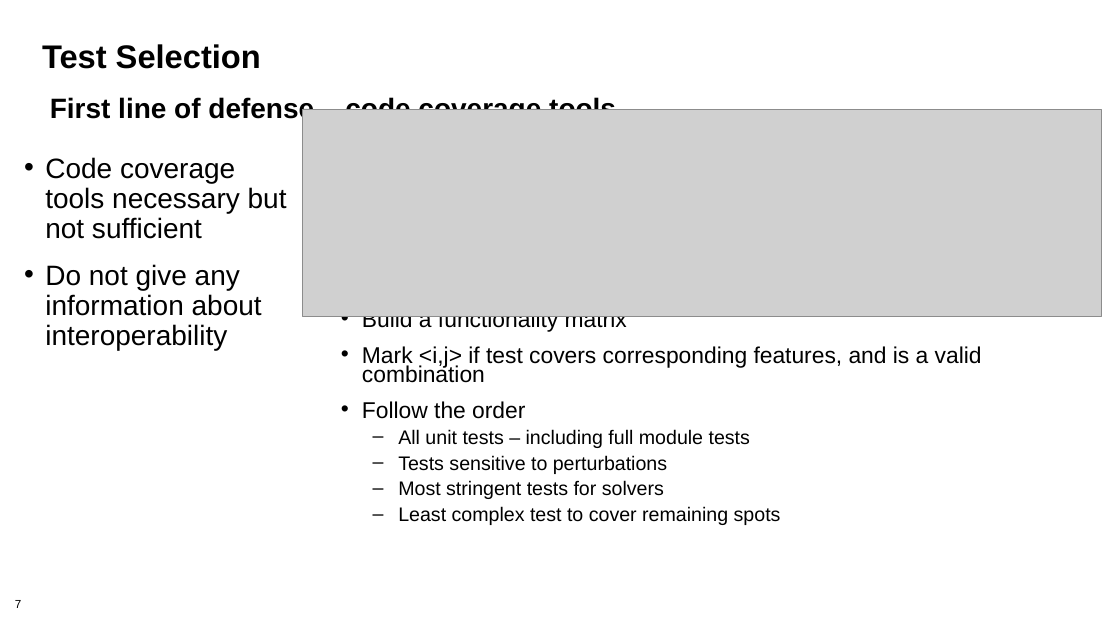
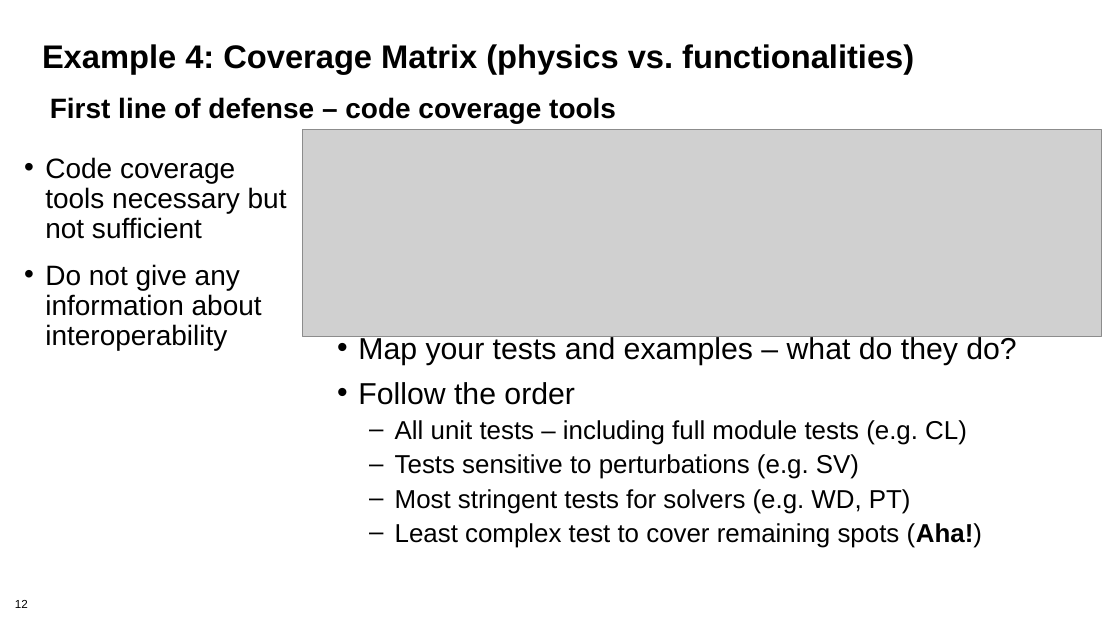
Before and after one commit to bssw-tutorial/presentations, a slide deck: slide 12 of testing2.pptx (slide 7 before the commit). Drawn at 1120x630 pixels with LibreOffice and Linux fonts; fonts in the diff are those of the drawing; grey boxes stand for pictures; background and template pictures are left out. Boxes give left, top, right and bottom in pixels: in the first picture for what was removed or moved away, otherwise in the second. Text is boxed around its words. In the diff, an @@ line names an element or a change of style, - is before the commit and + after.

```diff
--- a/testing2.pptx
+++ b/testing2.pptx
@@ title at (x1=42, y1=44, x2=914, y2=74): text changed @@
-Test Selection
+Example 4: Coverage Matrix (physics vs. functionalities)
@@ picture moved from (x1=302, y1=110, x2=1101, y2=318) to (x1=302, y1=129, x2=1101, y2=337) @@
@@ text "Map your tests and examples ..." moved from (x1=362, y1=316, x2=982, y2=525) to (x1=358, y1=335, x2=1016, y2=548) @@
@@ text at (x1=358, y1=335, x2=1016, y2=365): text changed; size 19.6 to 25.9 pt @@
-• Build a functionality matrix
-• Mark <i,j> if test covers corresponding features, and is a valid combination
+• Map your tests and examples – what do they do?
@@ text at (x1=358, y1=382, x2=575, y2=405): size 19.6 to 25.9 pt in "Follow the order"; line spacing 0.7 to 0.8 @@
@@ text at (x1=395, y1=420, x2=983, y2=548): text changed; size 16.8 to 22.2 pt @@
-  – All unit tests – including full module tests
-  – Tests sensitive to perturbations
-  – Most stringent tests for solvers
-  – Least complex test to cover remaining spots
+  – All unit tests – including full module tests (e.g. CL)
+  – Tests sensitive to perturbations (e.g. SV)
+  – Most stringent tests for solvers (e.g. WD, PT)
+  – Least complex test to cover remaining spots (Aha!)
@@ page number at (x1=15, y1=600, x2=28, y2=608): text changed @@
-7
+12
```
Also in this commit, not shown: 7 other slides changed, 6 slides added.
